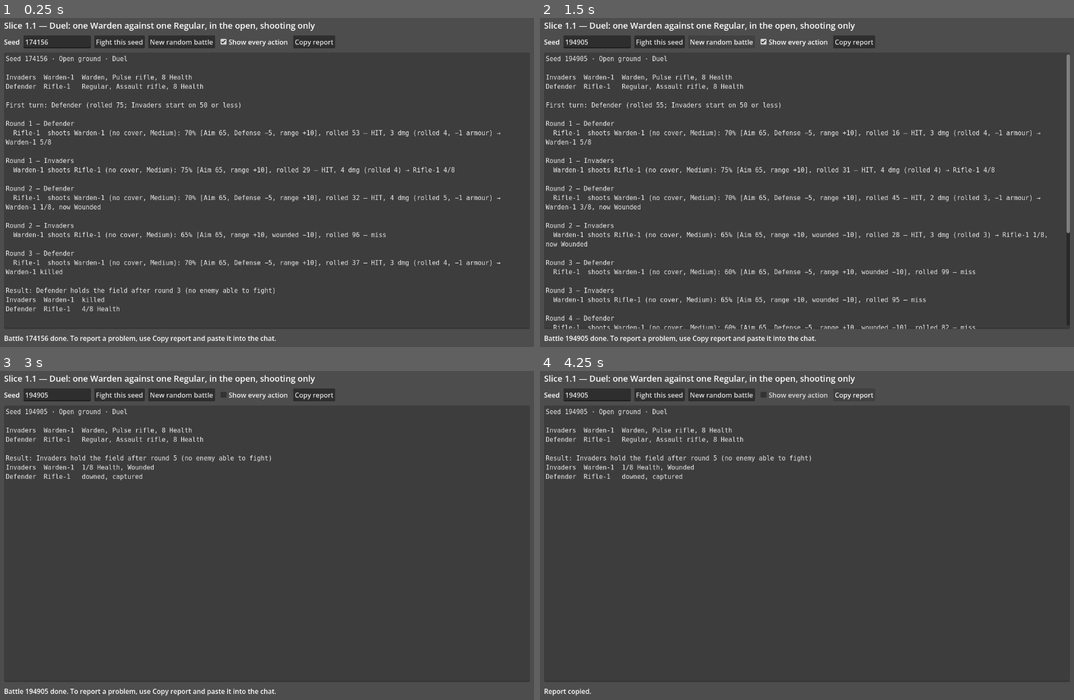
Above: before the commit, frames 1-4 (two rows, left to right).
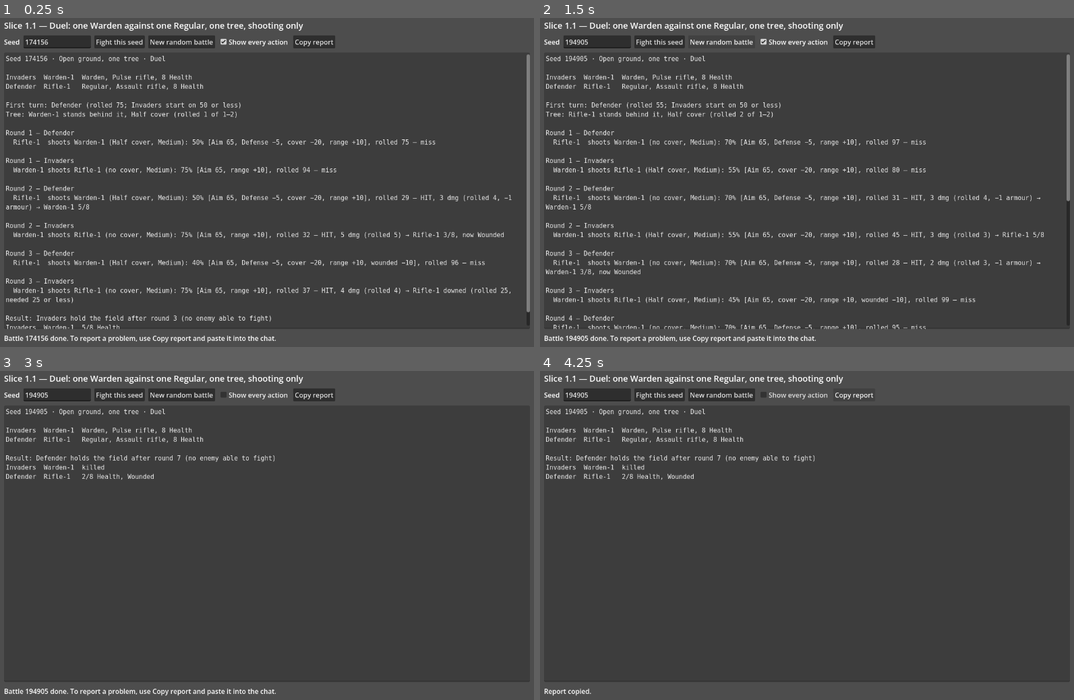
Above: after the commit, the same moments.

Repository: Eiriu/ReCom
Game: Godot game, scene res://ui/battle_screen.tscn
The game is run twice, just before and just after one commit, with the same random seed, the same clock (stepped at 60 frames per second) and the same inputs.
Inputs:
- Up to frame 1 (0.25 s): no input
- Up to frame 2 (1.5 s): click "New random battle" at 0.5 s; click "New random battle" at 1.25 s
- Up to frame 3 (3 s): click "Fight this seed" at 2 s; click "Show every action" at 2.75 s
- Up to frame 4 (4.25 s): click "Copy report" at 3.5 s

The runs differ from the first frame. In frame 1, 5.2% of the frame differs, in the area x 1-100%, y 1-95%; in frame 2, 4.2%; in frame 3, 0.8%; in frame 4, 0.8%.

Commit message:
Duel: add a tree that gives one unit Half cover
After the first-turn roll, the seed decides which unit stands behind the
tree. Cover features are generic (Battle.cover_features), so later
scenarios can place more. The batch runner splits results by first shot
and tree.

Co-Authored-By: Claude Opus 5.5 <noreply@anthropic.com>
Claude-Session: https://claude.ai/code/session_01FEMjcKpSqPvCYkc91hytXo

Diff:
--- a/core/battle.gd
+++ b/core/battle.gd
@@ -18,6 +18,9 @@
 var first_side: String = CombatUnit.SIDE_INVADER
 ## The side being attacked. It holds the field if the round limit is reached.
 var attacked_side: String = CombatUnit.SIDE_DEFENDER
+## Single pieces of cover on the field, e.g. {"name": "tree", "cover": "half"}.
+## At battle start each one is rolled to a random unit, which stands behind it.
+var cover_features: Array[Dictionary] = []
 
 var data: GameData
 var dice: Dice
@@ -33,6 +36,7 @@
 	var cfg := data.combat
 	var round_limit := int(cfg["round_limit"])
 	var starting_side := _decide_first_side()
+	var feature_sides := _place_cover_features()
 	var second_side := _other(starting_side)
 	var holder := ""
 	var end_reason := ""
@@ -59,6 +63,7 @@
 		"location": location,
 		"rounds": rounds_fought,
 		"first_side": starting_side,
+		"feature_sides": feature_sides,
 		"holder": holder,
 		"end_reason": end_reason,
 		"events": events,
@@ -77,6 +82,23 @@
 	var side := CombatUnit.SIDE_INVADER if roll <= 50 else CombatUnit.SIDE_DEFENDER
 	events.append({"type": "initiative", "roll": roll, "side": side})
 	return side
+
+
+## Rolls which unit stands behind each cover feature, after the first-turn roll.
+## Returns the side of each feature's holder, in feature order.
+func _place_cover_features() -> Array[String]:
+	var sides: Array[String] = []
+	var everyone: Array[CombatUnit] = []
+	everyone.append_array(invaders)
+	everyone.append_array(defenders)
+	for feature in cover_features:
+		var roll := dice.between(1, everyone.size())
+		var unit := everyone[roll - 1]
+		unit.cover = String(feature["cover"])
+		sides.append(unit.side)
+		events.append({"type": "cover_feature", "name": feature["name"], "cover": unit.cover,
+			"unit": unit.unit_name, "roll": roll, "options": everyone.size()})
+	return sides
 
 
 func _take_turn(side: String, round_number: int) -> void:
--- a/core/battle_report.gd
+++ b/core/battle_report.gd
@@ -28,6 +28,10 @@
 					lines.append("")
 					lines.append("First turn: %s (rolled %d; Invaders start on 50 or less)" % [
 						SIDE_LABEL[event["side"]], event["roll"]])
+				"cover_feature":
+					lines.append("%s: %s stands behind it, %s (rolled %d of 1–%d)" % [
+						String(event["name"]).capitalize(), event["unit"], COVER_LABEL[event["cover"]],
+						event["roll"], event["options"]])
 				"turn":
 					lines.append("")
 					lines.append("Round %d — %s" % [event["round"], SIDE_LABEL[event["side"]]])
--- a/core/scenarios.gd
+++ b/core/scenarios.gd
@@ -5,12 +5,14 @@
 
 
 ## Slice 1.1: one Warden against one Regular with an assault rifle,
-## both in the open at Medium range. Who shoots first is rolled from the seed.
+## at Medium range, with one tree in the middle. The seed decides who shoots
+## first and who stands behind the tree (Half cover).
 static func duel(data: GameData, seed_value: int) -> Battle:
 	var battle := Battle.new(data, seed_value)
 	battle.first_side = Battle.FIRST_SIDE_RANDOM
 	battle.title = "Duel"
-	battle.location = "Open ground"
+	battle.location = "Open ground, one tree"
+	battle.cover_features.append({"name": "tree", "cover": "half"})
 
 	var warden := CombatUnit.from_species("warden", "Warden-1", data)
 	var rifle := CombatUnit.from_grade("regular", "assault_rifle", "Rifle-1", data)
--- a/tests/run_tests.gd
+++ b/tests/run_tests.gd
@@ -148,6 +148,18 @@
 		first_sides[Scenarios.duel(_data, seed_value).run()["first_side"]] = true
 	_check("Both sides sometimes shoot first", first_sides.size() == 2)
 
+	var tree_sides := {}
+	for seed_value in range(1, 51):
+		var battle := Scenarios.duel(_data, seed_value)
+		var result := battle.run()
+		var behind := 0
+		for unit in battle.invaders + battle.defenders:
+			if unit.cover == "half":
+				behind += 1
+		_expect("Seed %d: exactly one unit behind the tree" % seed_value, behind, 1)
+		tree_sides[result["feature_sides"][0]] = true
+	_check("Both sides sometimes get the tree", tree_sides.size() == 2)
+
 	var fixed := Scenarios.duel(_data, 5)
 	fixed.first_side = CombatUnit.SIDE_DEFENDER
 	_expect("A fixed first side is respected", fixed.run()["first_side"], CombatUnit.SIDE_DEFENDER)
--- a/tools/run_batch.gd
+++ b/tools/run_batch.gd
@@ -1,6 +1,6 @@
 extends SceneTree
-## Fights many duels without a window and prints win rates.
-## An early version of the slice 1.6 batch runner.
+## Fights many duels without a window and prints win rates, split by who shot
+## first and who stood behind the tree. An early version of the slice 1.6 runner.
 ##
 ## Usage (from the project folder):
 ##   godot --headless --path . --script res://tools/run_batch.gd -- --count=500 --start=1001
@@ -16,46 +16,55 @@
 			start = int(arg.trim_prefix("--start="))
 
 	var data := GameData.load_default()
-	var stats := {
-		"invader": {"battles": 0, "invader_wins": 0, "rounds": 0},
-		"defender": {"battles": 0, "invader_wins": 0, "rounds": 0},
-	}
+	var buckets := {}
+	var captures := 0
 	var round_limit_endings := 0
-	var captures := 0
+	var all := _new_bucket()
 
 	for seed_value in range(start, start + count):
 		var result := Scenarios.duel(data, seed_value).run()
-		var bucket: Dictionary = stats[result["first_side"]]
-		bucket["battles"] += 1
-		bucket["rounds"] += int(result["rounds"])
-		if result["holder"] == CombatUnit.SIDE_INVADER:
-			bucket["invader_wins"] += 1
+		var tree_side := String(result["feature_sides"][0]) if not result["feature_sides"].is_empty() else "none"
+		var key := "%s|%s" % [result["first_side"], tree_side]
+		if not buckets.has(key):
+			buckets[key] = _new_bucket()
+		var won: bool = result["holder"] == CombatUnit.SIDE_INVADER
+		for bucket: Dictionary in [buckets[key], all]:
+			bucket["battles"] += 1
+			bucket["rounds"] += int(result["rounds"])
+			if won:
+				bucket["wins"] += 1
+		if won:
 			for unit: Dictionary in result["defenders"]:
 				if int(unit["state"]) == CombatUnit.State.DOWNED:
 					captures += 1
 		if String(result["end_reason"]).begins_with("round limit"):
 			round_limit_endings += 1
 
-	var total_battles := count
-	var total_wins := int(stats["invader"]["invader_wins"]) + int(stats["defender"]["invader_wins"])
-	var total_rounds := int(stats["invader"]["rounds"]) + int(stats["defender"]["rounds"])
-
 	print("Duels: seeds %d-%d (%d battles)" % [start, start + count - 1, count])
 	print("")
-	print("%-22s %8s %12s %12s" % ["", "Battles", "Warden wins", "Avg rounds"])
-	_row("Warden shoots first", stats["invader"])
-	_row("Regular shoots first", stats["defender"])
-	_row("All", {"battles": total_battles, "invader_wins": total_wins, "rounds": total_rounds})
+	print("%-14s %-16s %8s %12s %11s" % ["First shot", "Behind the tree", "Battles", "Warden wins", "Avg rounds"])
+	for first: String in ["invader", "defender"]:
+		for tree: String in ["invader", "defender"]:
+			_row(_who(first), _who(tree), buckets.get("%s|%s" % [first, tree], _new_bucket()))
+	_row("All", "", all)
 	print("")
-	print("Regular captured (downed) in %d of %d Warden wins" % [captures, total_wins])
+	print("Regular captured (downed) in %d of %d Warden wins" % [captures, all["wins"]])
 	print("Ended by round limit: %d" % round_limit_endings)
 	quit()
 
 
-func _row(label: String, bucket: Dictionary) -> void:
+func _new_bucket() -> Dictionary:
+	return {"battles": 0, "wins": 0, "rounds": 0}
+
+
+func _who(side: String) -> String:
+	return "Warden" if side == CombatUnit.SIDE_INVADER else "Regular"
+
+
+func _row(first: String, tree: String, bucket: Dictionary) -> void:
 	var battles := int(bucket["battles"])
 	if battles == 0:
-		print("%-22s %8d %12s %12s" % [label, 0, "-", "-"])
+		print("%-14s %-16s %8d %12s %11s" % [first, tree, 0, "-", "-"])
 		return
-	var wins := int(bucket["invader_wins"])
-	print("%-22s %8d %11.1f%% %12.1f" % [label, battles, 100.0 * wins / battles, float(bucket["rounds"]) / battles])
+	print("%-14s %-16s %8d %11.1f%% %11.1f" % [first, tree, battles,
+		100.0 * int(bucket["wins"]) / battles, float(bucket["rounds"]) / battles])
--- a/ui/battle_screen.gd
+++ b/ui/battle_screen.gd
@@ -28,7 +28,7 @@
 	margin.add_child(column)
 
 	var title := Label.new()
-	title.text = "Slice 1.1 — Duel: one Warden against one Regular, in the open, shooting only"
+	title.text = "Slice 1.1 — Duel: one Warden against one Regular, one tree, shooting only"
 	title.add_theme_font_size_override("font_size", 20)
 	column.add_child(title)
 
Not shown, changed: README.md
